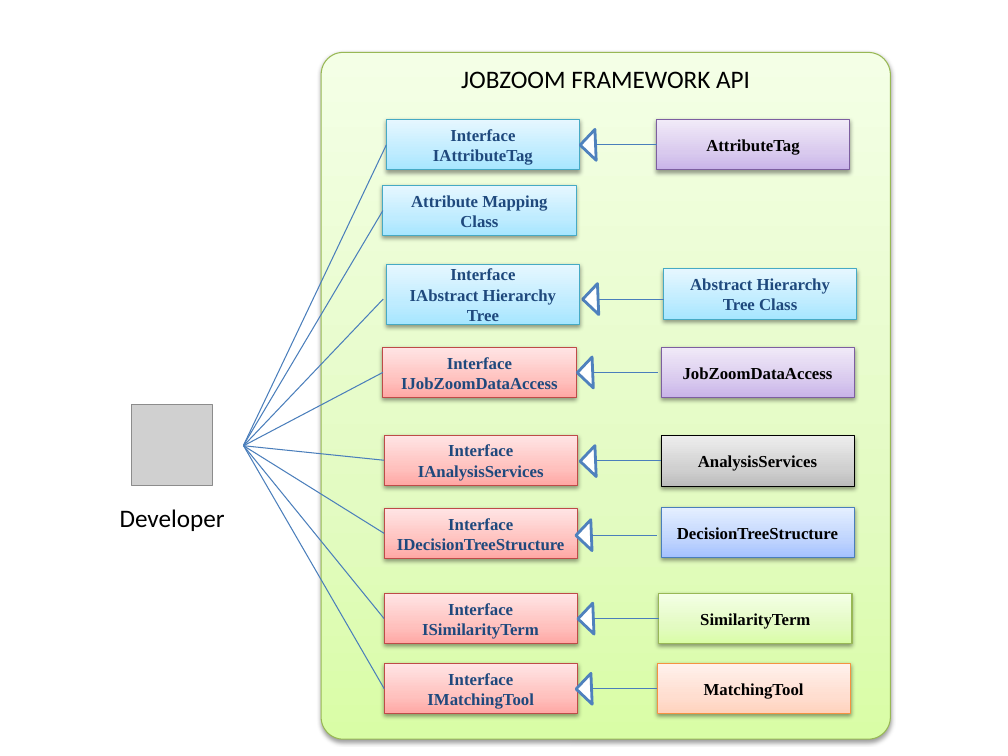
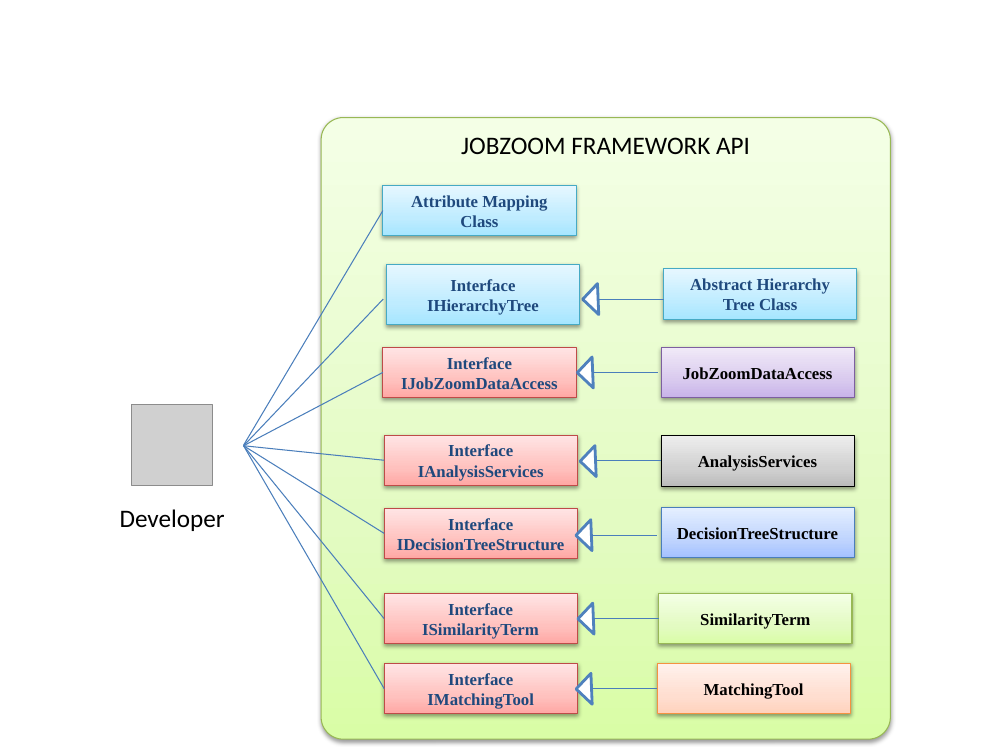
Before and after one commit to khanhduy94/jobzoom, a slide deck: slide 23 of Documents/Thesis Report Picture.pptx. Drawn at 1008x756 pixels with LibreOffice and Linux fonts; fonts in the diff are those of the drawing; grey boxes stand for pictures. Boxes give left, top, right and bottom in pixels: in the first picture for what was removed or moved away, otherwise in the second. Text is boxed around its words. In the diff, an @@ line names an element or a change of style, - is before the commit and + after.

```diff
--- a/Documents/Thesis Report Picture.pptx
+++ b/Documents/Thesis Report Picture.pptx
@@ rounded rectangle "JOBZOOM FRAMEWORK API": place and size @@
-rounded rectangle "JOBZOOM FRAMEWORK API" at bbox=[322, 52, 891, 739]
+rounded rectangle "JOBZOOM FRAMEWORK API" at bbox=[322, 118, 891, 740]
@@ line removed from (244, 446) to (386, 145) @@
@@ rectangle removed at bbox=[386, 120, 580, 170] @@
-Interface
-IAttributeTag
@@ right triangle removed at bbox=[580, 130, 611, 160] @@
@@ line removed from (596, 145) to (656, 145) @@
@@ rectangle removed at bbox=[656, 120, 850, 170] @@
-AttributeTag
@@ text in rectangle at bbox=[427, 299, 539, 315]: text changed @@
-IAbstract Hierarchy Tree
+IHierarchyTree
```
Also in this commit, not shown: 1 other slide changed, 1 other file.
